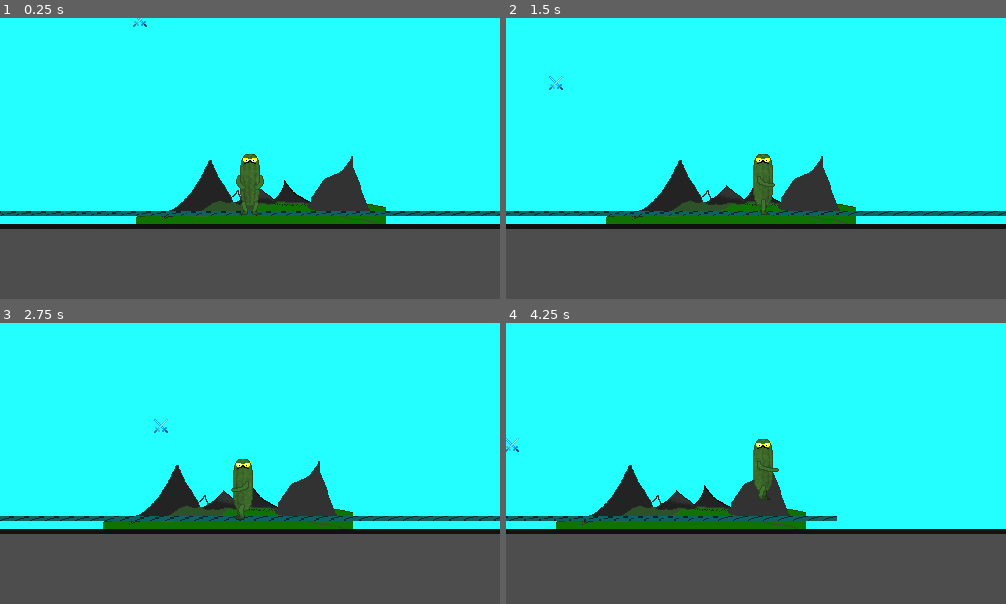
Above: before the commit, frames 1-4 (two rows, left to right).
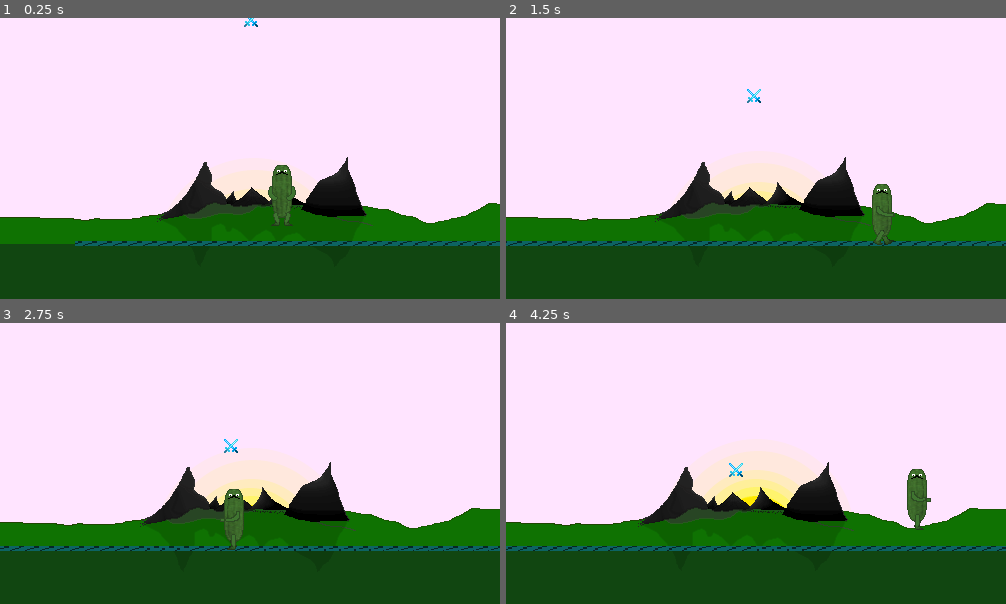
Above: after the commit, the same moments.

Repository: Brodyaga20/Ogurec
Game: Godot game, scene res://Scenes/test_level.tscn
Two runs of this game, one before a commit and one after it. Both use one fixed random seed, a clock stepped at 60 frames per second and the inputs below. This scene is started directly instead of the project's main scene.
Inputs (mouse positions are in pixels of both pictures, inside the frame that each line leads up to):
- Up to frame 1 (0.25 s): no input
- Up to frame 2 (1.5 s): move the mouse to (866, 144) at 0.52 s; hold D (Right) from 0.53 s (still down); click (866, 144) at 0.6 s; tap Space (Jump) at 0.77 s; move the mouse to (656, 172) at 1.27 s; click (656, 172) at 1.35 s
- Up to frame 3 (2.75 s): tap Space (Jump) at 1.52 s; move the mouse to (300, 401) at 2.02 s; release D (Right) at 2.03 s; hold Left (Left) from 2.03 s (still down); tap Mouse wheel down (WheelDown) at 2.1 s; click (300, 401) at 2.3 s
- Up to frame 4 (4.25 s): move the mouse to (731, 519) at 2.77 s; release Left (Left) at 2.78 s; hold D (Right) from 2.78 s (still down); tap Mouse wheel up (WheelUp) at 2.85 s; tap Space (Jump) at 3.02, 3.77 s; click (731, 519) at 3.05 s; move the mouse to (906, 505) at 3.52 s; click (906, 505) at 3.6 s; tap F11 (FullScreen) at 4.15 s

The runs differ from the first frame. In frame 1, 97% of the frame differs, in the area x 0-100%, y 0-100%; in frame 2, 98%; in frame 3, 98%; in frame 4, 98%.

Commit message:
Fixed animation, added background

Diff:
--- a/Scenes/Hero/HERO.tscn
+++ b/Scenes/Hero/HERO.tscn
@@ -1,10 +1,9 @@
-[gd_scene load_steps=14 format=3 uid="uid://s7s0g6nc66mf"]
+[gd_scene load_steps=16 format=3 uid="uid://s7s0g6nc66mf"]
 
 [ext_resource type="Script" path="res://Scripts/Hero/HERO.gd" id="1_kpvw0"]
 [ext_resource type="Texture2D" uid="uid://dex6jrvksjlix" path="res://Resources/Textures/Characters/Playable/Ogurec/Body/Simple/Stop/Texture.png" id="2_2xiph"]
-[ext_resource type="Texture2D" uid="uid://ctkwdt5bday5p" path="res://Resources/Textures/Characters/Playable/Ogurec/Hands/BackHand/Simple_empty/Attack/Texture.png" id="2_ch8c0"]
 [ext_resource type="Texture2D" uid="uid://ctkwdt5bday5p" path="res://Resources/Textures/Characters/Playable/Ogurec/Hands/FrontHand/Simple_empty/Attack/Texture.png" id="4_m1hmc"]
-[ext_resource type="Texture2D" uid="uid://be1vtx2kn8kbc" path="res://Resources/Textures/Characters/Playable/Ogurec/Eyes/Simple_glasses/Eyes_ogurec_common.png" id="5_8uytl"]
+[ext_resource type="Texture2D" uid="uid://begbca3jqdlre" path="res://Resources/Textures/Characters/Playable/Ogurec/Eyes/Simple_glasses/Eyes_ogurec_common — копия.png" id="5_8dw2v"]
 [ext_resource type="Texture2D" uid="uid://butixooq043cw" path="res://Resources/Textures/Characters/Playable/Ogurec/Legs/Simple/Move/Texture.png" id="5_arwvo"]
 
 [sub_resource type="CircleShape2D" id="CircleShape2D_pntrr"]
@@ -13,13 +12,82 @@
 [sub_resource type="CircleShape2D" id="CircleShape2D_rspsi"]
 radius = 3.0
 
+[sub_resource type="Animation" id="Animation_lf6oi"]
+resource_name = "Move"
+length = 0.69
+step = 0.09
+tracks/0/type = "value"
+tracks/0/imported = false
+tracks/0/enabled = true
+tracks/0/path = NodePath(".:frame")
+tracks/0/interp = 1
+tracks/0/loop_wrap = true
+tracks/0/keys = {
+"times": PackedFloat32Array(0, 0.09, 0.175, 0.27, 0.36, 0.45, 0.54, 0.63),
+"transitions": PackedFloat32Array(1, 1, 1, 1, 1, 1, 1, 1),
+"update": 1,
+"values": [0, 1, 2, 3, 4, 5, 6, 7]
+}
+
+[sub_resource type="Animation" id="Animation_h66rn"]
+resource_name = "Stop"
+length = 0.69
+step = 0.09
+tracks/0/type = "value"
+tracks/0/imported = false
+tracks/0/enabled = true
+tracks/0/path = NodePath(".:frame")
+tracks/0/interp = 1
+tracks/0/loop_wrap = true
+tracks/0/keys = {
+"times": PackedFloat32Array(0, 0.18, 0.36, 0.54),
+"transitions": PackedFloat32Array(1, 1, 1, 1),
+"update": 1,
+"values": [0, 0, 0, 0]
+}
+
+[sub_resource type="AnimationLibrary" id="AnimationLibrary_1kfm8"]
+_data = {
+"Move": SubResource("Animation_lf6oi"),
+"Stop": SubResource("Animation_h66rn")
+}
+
 [sub_resource type="CapsuleShape2D" id="CapsuleShape2D_v6rup"]
 height = 68.0
+
+[sub_resource type="Animation" id="Animation_ihvrk"]
+resource_name = "Attack"
+length = 0.2
+step = 0.025
+tracks/0/type = "value"
+tracks/0/imported = false
+tracks/0/enabled = true
+tracks/0/path = NodePath("FrontHand:frame")
+tracks/0/interp = 1
+tracks/0/loop_wrap = true
+tracks/0/keys = {
+"times": PackedFloat32Array(0, 0.025, 0.05, 0.075, 0.1, 0.125, 0.15, 0.175),
+"transitions": PackedFloat32Array(1, 1, 1, 1, 1, 1, 1, 1),
+"update": 1,
+"values": [0, 1, 2, 3, 4, 5, 6, 7]
+}
+tracks/1/type = "value"
+tracks/1/imported = false
+tracks/1/enabled = true
+tracks/1/path = NodePath("BackHand:frame")
+tracks/1/interp = 1
+tracks/1/loop_wrap = true
+tracks/1/keys = {
+"times": PackedFloat32Array(0, 0.025, 0.05, 0.075, 0.1, 0.125, 0.15, 0.175),
+"transitions": PackedFloat32Array(1, 1, 1, 1, 1, 1, 1, 1),
+"update": 1,
+"values": [0, 1, 2, 3, 4, 5, 6, 7]
+}
 
 [sub_resource type="Animation" id="Animation_rmjup"]
 resource_name = "Move"
 length = 0.69
-step = 0.03
+step = 0.09
 tracks/0/type = "value"
 tracks/0/imported = false
 tracks/0/enabled = true
@@ -39,18 +107,6 @@
 tracks/1/interp = 1
 tracks/1/loop_wrap = true
 tracks/1/keys = {
-"times": PackedFloat32Array(0, 0.09, 0.18, 0.27, 0.36, 0.45, 0.54, 0.63),
-"transitions": PackedFloat32Array(1, 1, 1, 1, 1, 1, 1, 1),
-"update": 1,
-"values": [0, 1, 2, 3, 4, 5, 6, 7]
-}
-tracks/2/type = "value"
-tracks/2/imported = false
-tracks/2/enabled = true
-tracks/2/path = NodePath("Legs:frame")
-tracks/2/interp = 1
-tracks/2/loop_wrap = true
-tracks/2/keys = {
 "times": PackedFloat32Array(0, 0.09, 0.18, 0.27, 0.36, 0.45, 0.54, 0.63),
 "transitions": PackedFloat32Array(1, 1, 1, 1, 1, 1, 1, 1),
 "update": 1,
@@ -86,35 +142,6 @@
 "values": [0, 1]
 }
 
-[sub_resource type="Animation" id="Animation_ihvrk"]
-resource_name = "Attack"
-length = 0.2
-step = 0.025
-tracks/0/type = "value"
-tracks/0/imported = false
-tracks/0/enabled = true
-tracks/0/path = NodePath("FrontHand:frame")
-tracks/0/interp = 1
-tracks/0/loop_wrap = true
-tracks/0/keys = {
-"times": PackedFloat32Array(0, 0.025, 0.05, 0.075, 0.1, 0.125, 0.15, 0.175),
-"transitions": PackedFloat32Array(1, 1, 1, 1, 1, 1, 1, 1),
-"update": 1,
-"values": [0, 1, 2, 3, 4, 5, 6, 7]
-}
-tracks/1/type = "value"
-tracks/1/imported = false
-tracks/1/enabled = true
-tracks/1/path = NodePath("BackHand:frame")
-tracks/1/interp = 1
-tracks/1/loop_wrap = true
-tracks/1/keys = {
-"times": PackedFloat32Array(0, 0.025, 0.05, 0.075, 0.1, 0.125, 0.15, 0.175),
-"transitions": PackedFloat32Array(1, 1, 1, 1, 1, 1, 1, 1),
-"update": 1,
-"values": [0, 1, 2, 3, 4, 5, 6, 7]
-}
-
 [sub_resource type="AnimationLibrary" id="AnimationLibrary_1cny0"]
 _data = {
 "Attack": SubResource("Animation_ihvrk"),
@@ -138,7 +165,7 @@
 
 [node name="BackHand" type="Sprite2D" parent="."]
 position = Vector2(0, 7.5)
-texture = ExtResource("2_ch8c0")
+texture = ExtResource("4_m1hmc")
 flip_h = true
 hframes = 4
 vframes = 2
@@ -162,9 +189,14 @@
 hframes = 4
 vframes = 2
 
+[node name="AhimationLegs" type="AnimationPlayer" parent="Legs"]
+libraries = {
+"": SubResource("AnimationLibrary_1kfm8")
+}
+
 [node name="Eyes" type="Sprite2D" parent="."]
 position = Vector2(0, -20)
-texture = ExtResource("5_8uytl")
+texture = ExtResource("5_8dw2v")
 
 [node name="Mouth" type="Sprite2D" parent="."]
 
--- a/Scenes/menu.tscn
+++ b/Scenes/menu.tscn
@@ -109,7 +109,6 @@
 shape = SubResource("RectangleShape2D_tgedq")
 
 [node name="SavePage" type="Node2D" parent="."]
-visible = false
 position = Vector2(-1, -38)
 
 [node name="ScrollBar" type="Node2D" parent="SavePage"]
--- a/Scenes/test_level.tscn
+++ b/Scenes/test_level.tscn
@@ -1,21 +1,27 @@
-[gd_scene load_steps=7 format=3 uid="uid://1dkubjcem0d4"]
+[gd_scene load_steps=12 format=3 uid="uid://1dkubjcem0d4"]
 
 [ext_resource type="Script" path="res://Scripts/Rooms/level_1.gd" id="1_pxxj4"]
 [ext_resource type="Texture2D" uid="uid://biqdb4v3gldbk" path="res://Resources/Textures/Environment/Plate.png" id="2_2xglj"]
 [ext_resource type="PackedScene" uid="uid://s7s0g6nc66mf" path="res://Scenes/Hero/HERO.tscn" id="2_yaqag"]
 [ext_resource type="Texture2D" uid="uid://msdmuwnjmi7s" path="res://Resources/Textures/Environment/BackGround.png" id="4_l4nmm"]
 [ext_resource type="PackedScene" uid="uid://j1jrd0l5cky3" path="res://Scenes/Characters/Common_enemies/ID_0.tscn" id="5_3pnqg"]
+[ext_resource type="Texture2D" uid="uid://ceqfcbfln3ixy" path="res://Resources/Textures/Environment/Sky.png" id="5_m8acj"]
+[ext_resource type="Texture2D" uid="uid://n6tyuwhhdhua" path="res://Resources/Textures/Environment/Sun.png" id="6_d1buv"]
+[ext_resource type="Texture2D" uid="uid://cbc3wlwe0e1jq" path="res://Resources/Textures/Environment/Common_cloud.png" id="6_uukx2"]
+[ext_resource type="Texture2D" uid="uid://cbselhdc0gehs" path="res://Resources/Textures/Environment/Shadows.png" id="9_hyru4"]
+[ext_resource type="Texture2D" uid="uid://cfmafiaoguto6" path="res://Resources/Textures/Environment/Shadows_2.png" id="10_4m5x6"]
 
 [sub_resource type="RectangleShape2D" id="RectangleShape2D_sn4ue"]
-size = Vector2(1000, 84)
+size = Vector2(4756, 84)
 
-[node name="Node2D" type="Node2D"]
+[node name="level_1" type="Node2D"]
 script = ExtResource("1_pxxj4")
 
 [node name="Floor" type="StaticBody2D" parent="."]
+position = Vector2(0, 30)
 
 [node name="CollisionShape2D" type="CollisionShape2D" parent="Floor"]
-position = Vector2(237, 254)
+position = Vector2(172, 254)
 shape = SubResource("RectangleShape2D_sn4ue")
 
 [node name="Sprite2D" type="Sprite2D" parent="Floor"]
@@ -23,18 +29,61 @@
 texture = ExtResource("2_2xglj")
 
 [node name="Hero" parent="." instance=ExtResource("2_yaqag")]
-position = Vector2(129, 156)
+position = Vector2(50, 156)
 
 [node name="Body" parent="." instance=ExtResource("5_3pnqg")]
+
+[node name="Darkness" type="ColorRect" parent="."]
+unique_name_in_owner = true
+offset_left = -263.0
+offset_top = -68.0
+offset_right = 737.0
+offset_bottom = 757.0
+mouse_filter = 2
+color = Color(0, 0, 0, 0)
 
 [node name="ParallaxBackground" type="ParallaxBackground" parent="."]
 
 [node name="Camera2D" type="Camera2D" parent="ParallaxBackground"]
-position = Vector2(129, 156)
+position = Vector2(50, 156)
 
-[node name="ParallaxLayer" type="ParallaxLayer" parent="ParallaxBackground"]
-motion_scale = Vector2(0.2, 0.2)
+[node name="Sky" type="ParallaxLayer" parent="ParallaxBackground"]
+motion_scale = Vector2(0.01, 0.01)
 
-[node name="Sprite2D" type="Sprite2D" parent="ParallaxBackground/ParallaxLayer"]
+[node name="Sky" type="Sprite2D" parent="ParallaxBackground/Sky"]
+position = Vector2(237, 71)
+texture = ExtResource("5_m8acj")
+
+[node name="Sun" type="Sprite2D" parent="ParallaxBackground/Sky"]
+position = Vector2(252, 240)
+texture = ExtResource("6_d1buv")
+hframes = 2
+
+[node name="Clouds" type="Node2D" parent="ParallaxBackground/Sky"]
+visible = false
+
+[node name="Common_Cloud" type="Sprite2D" parent="ParallaxBackground/Sky/Clouds"]
+modulate = Color(1, 1, 1, 0.392157)
+position = Vector2(180, 103)
+texture = ExtResource("6_uukx2")
+
+[node name="Common_Cloud2" type="Sprite2D" parent="ParallaxBackground/Sky/Clouds"]
+modulate = Color(1, 1, 1, 0.211765)
+position = Vector2(277.5, 123)
+scale = Vector2(0.86, 0.8)
+texture = ExtResource("6_uukx2")
+
+[node name="BackGround" type="ParallaxLayer" parent="ParallaxBackground"]
+motion_scale = Vector2(0.08, 0.08)
+
+[node name="Mountains" type="Sprite2D" parent="ParallaxBackground/BackGround"]
 position = Vector2(237, 432)
 texture = ExtResource("4_l4nmm")
+
+[node name="Shadows" type="Sprite2D" parent="ParallaxBackground/BackGround"]
+position = Vector2(245, 205)
+texture = ExtResource("9_hyru4")
+
+[node name="Shadows2" type="Sprite2D" parent="ParallaxBackground/BackGround"]
+position = Vector2(246, 225)
+texture = ExtResource("10_4m5x6")
--- a/Scripts/Characters/Common_enemy.gd
+++ b/Scripts/Characters/Common_enemy.gd
@@ -59,7 +59,6 @@
 
 #Поведение врага
 func AI():
-	velocity.y *= 0.99
 	if hp == 0:
 		queue_free()
 	else:
--- a/Scripts/Hero/HERO.gd
+++ b/Scripts/Hero/HERO.gd
@@ -6,14 +6,15 @@
 var timer := 0 #Хз, не помню уже
 var state := "" #Состояние персонажа - идёт там он или стоит типа
 var time_to_end_attack := 0 #Таймер до окончания анимации атаки и возможности начала следующей
-var time_for_attack := 60 #Сколько времени тратится на цикл атаки с данным оружжием
+var time_for_attack := 60 #Сколько времени тратится на цикл атаки с данным оружием
 var attack_direction := 0 #Направление атаки
 var max_jump := 2 #Сколько максимум прыжков можно сделать, типа 2 - у персонажа есть двойной прыжок, 3 - тройной и т. д.
 var jump := 0 #Сколько конкретно сейчас раз ещё может прыгнуть персонаж
-var jump_force = -220
-var jump_end = true
+var jump_force := -220
+var jump_end := true
 var last_direction := 0 #В какую сторону последний раз был повёрнут персонаж при движении
-var damage = 5 #Урон персонажа в рукопашном бою
+var damage := 5 #Урон персонажа в рукопашном бою
+var in_move := "Stop"
 
 
 #Одежда/тип конечностей и т.д.
@@ -25,8 +26,8 @@
 var legs_type := "Simple"
 
 
-func file_name_sprite_ogurec(part, type):
-	return (TEXTURE_PATH + part + "/" + type + "/" + state + "/" + "Texture.png")
+func file_name_sprite_ogurec(part, type, orig_state):
+	return (TEXTURE_PATH + part + "/" + type + "/" + orig_state + "/" + "Texture.png")
 
 func direction():
 	return (int(Input.is_action_pressed("Right")) - int(Input.is_action_pressed("Left")))
@@ -35,24 +36,38 @@
 	weapon_type = type
 	time_for_attack = time
 
+func flip_definition(purpose):
+	$Body1.flip_h = (purpose < 0)
+	$FrontHand.flip_h = (purpose < 0)
+	$BackHand.flip_h = (purpose < 0)
+	$Legs.flip_h = (purpose < 0)
 
 func _process(delta):
 	if !is_on_floor():
 		jump = min(jump, max_jump - 1)
-	print(state)
-	timer += 1
+
+	timer += 144 * delta
+
 	PlayerInfo.player_position = position
+
 	if Input.is_action_pressed("Right") or Input.is_action_pressed("Left"):
 		last_direction = direction()
 
 
+
+
+
 	#на пока
-	if Input.is_action_just_pressed("Return"):
-		get_tree().quit()
+
 
 	#прыжок восстанавливается, когда персонаж на полу
 	if is_on_floor():
 		jump = max_jump
+
+	if direction() != 0:
+		in_move = "Move"
+	else:
+		in_move = "Stop"
 
 	#определяем, в каком состоянии сейчас персонаж
 	if (time_to_end_attack > 0):
@@ -64,36 +79,24 @@
 			state = "Stop" # Персонаж стоит
 
 	$AnimationPlayer.play(state)
+	$Legs/AhimationLegs.play(in_move)
 
-	#region SCREEN_PARAMETERS
-	#Режимы: полноэкранныйй, оконный
-	if Input.is_action_pressed("FullScreen"):
-		if (DisplayServer.window_get_mode() != 3):
-			DisplayServer.window_set_mode(DisplayServer.WINDOW_MODE_FULLSCREEN)
-		else:
-			DisplayServer.window_set_mode(DisplayServer.WINDOW_MODE_WINDOWED)
-	#endregion
+
 
 
 	#Программа создаёт путь файла, основываясь на состоянии персонажа и типе конечностей и подгружает файл оттуда в текстуру, используя функцию, которая написана выше, на строке 22
-	$Body1.texture = ResourceLoader.load(file_name_sprite_ogurec("Body", body_type))
-	$FrontHand.texture = ResourceLoader.load(file_name_sprite_ogurec("Hands/FrontHand", hands_weapon_type))
-	$BackHand.texture = ResourceLoader.load(file_name_sprite_ogurec("Hands/BackHand", hands_weapon_type))
-	$Legs.texture = ResourceLoader.load(file_name_sprite_ogurec("Legs", legs_type))
+	$Body1.texture = ResourceLoader.load(file_name_sprite_ogurec("Body", body_type, state))
+	$FrontHand.texture = ResourceLoader.load(file_name_sprite_ogurec("Hands/FrontHand", hands_weapon_type, state))
+	$BackHand.texture = ResourceLoader.load(file_name_sprite_ogurec("Hands/BackHand", hands_weapon_type, state))
+	$Legs.texture = ResourceLoader.load(file_name_sprite_ogurec("Legs", legs_type, in_move))
 
 	#region MATCH_STATE
 	#Как должен выглядеть спрайт при различных состояниях персонажа - (легаси, потом исправлю)
 	match state:
 		"Move":
-			$Body1.flip_h = (direction() < 0)
-			$FrontHand.flip_h = (direction() < 0)
-			$BackHand.flip_h = (direction() < 0)
-			$Legs.flip_h = (direction() < 0)
+			flip_definition(direction())
 		"Attack":
-			$Body1.flip_h = (attack_direction < 0)
-			$FrontHand.flip_h = (attack_direction < 0)
-			$BackHand.flip_h = (attack_direction < 0)
-			$Legs.flip_h = (attack_direction < 0)
+			flip_definition(attack_direction)
 	#endregion
 
 	#region STUPID_ANIMATIONS
@@ -106,13 +109,9 @@
 			$FrontHand.frame = 0
 			$BackHand.frame = 0
 
-	#анимация тыщ-тыщ
+
 	if time_to_end_attack > 0:
-		if state == "Attack":
-			#$FrontHand.frame = (time_to_end_attack/4) % (attack_frames * 2)
-			#$BackHand.frame = (time_to_end_attack/4) % (attack_frames * 2)
-			pass
-		time_to_end_attack -= 60 * delta
+		time_to_end_attack -= 144 * delta
 
 	#endregion
 
--- a/Scripts/Rooms/level_1.gd
+++ b/Scripts/Rooms/level_1.gd
@@ -1,12 +1,64 @@
 extends Node2D
+var speed = 1.3
+var min_camera_working_distance = 10
+var camera_acceleration_distance = 60
+var max_camera_speed = 2
+var camera_acceleration = 0.005
+var min_camera_speed = 1.3
+var shadow_reduction = 1
+var timer = 0
+var time_speed = 0.1
+
+func _ready():
+	$ParallaxBackground/Camera2D.position.x = PlayerInfo.player_position.x
 
 
-# Called when the node enters the scene tree for the first time.
-func _ready():
-	pass # Replace with function body.
+func _process(delta):
+	timer += PI * delta/10 * time_speed
+	if timer >= PI * 2:
+		timer = 0
+	print(timer)
+	if abs($ParallaxBackground/Camera2D.position.x - PlayerInfo.player_position.x) >= min_camera_working_distance:
+
+		if $ParallaxBackground/Camera2D.position.x - PlayerInfo.player_position.x > 0:
+			$ParallaxBackground/Camera2D.position.x -= speed
 
 
-# Called every frame. 'delta' is the elapsed time since the previous frame.
-func _process(delta):
-	$ParallaxBackground/Camera2D.position.x = PlayerInfo.player_position.x
-	pass
+			if $ParallaxBackground/Camera2D.position.x - PlayerInfo.player_position.x > camera_acceleration_distance:
+				if speed < max_camera_speed:
+					speed += camera_acceleration
+			else:
+				if speed > min_camera_speed:
+					speed -= camera_acceleration * 2
+
+		if $ParallaxBackground/Camera2D.position.x - PlayerInfo.player_position.x < 0:
+			$ParallaxBackground/Camera2D.position.x += speed
+
+			if $ParallaxBackground/Camera2D.position.x - PlayerInfo.player_position.x < -camera_acceleration_distance:
+				if speed < max_camera_speed:
+					speed += camera_acceleration
+			else:
+				if speed > min_camera_speed:
+					speed -= camera_acceleration * 2
+
+	if Input.is_action_just_pressed("Return"):
+		get_tree().change_scene_to_file("res://Scenes/menu.tscn")
+		GlobalSettings.choosen_save = 0
+
+	if sin(timer) > 0:
+		shadow_reduction = abs(sin(timer + PI/2))
+
+		$ParallaxBackground/Sky/Sun.frame = 0
+		if timer > PI/2:
+			%Darkness.color.a += delta/4
+	else:
+		$ParallaxBackground/Sky/Sun.frame = 1
+		if timer > 3 * PI/2:
+			%Darkness.color.a -= delta/4
+
+	$ParallaxBackground/BackGround/Shadows2.scale.y = shadow_reduction
+	$ParallaxBackground/BackGround/Shadows2.position.y = 200 + 25 * shadow_reduction
+
+	$ParallaxBackground/Sky/Sun.position.y -= delta * 60 * time_speed
+	if $ParallaxBackground/Sky/Sun.position.y <= -100:
+		$ParallaxBackground/Sky/Sun.position.y = 500
--- a/Scripts/menu.gd
+++ b/Scripts/menu.gd
@@ -43,13 +43,6 @@
 			get_tree().quit()
 
 
-	#Полноэкранный/Оконный режим (F11)
-	if Input.is_action_pressed("FullScreen"):
-		if (DisplayServer.window_get_mode() != 3):
-			DisplayServer.window_set_mode(DisplayServer.WINDOW_MODE_FULLSCREEN)
-		else:
-			DisplayServer.window_set_mode(DisplayServer.WINDOW_MODE_WINDOWED)
-
 	#При возвращении на стартовую страницу возвращается фон на место
 	if returnbackground:
 		if $BackGround.position.y < 150:
@@ -95,11 +88,16 @@
 
 	#ПРОКРУТКА МЫШЬЮ
 	if scrolling:
-		$SavePage/Scroll.position.y = get_viewport().get_mouse_position().y - 128
+		$SavePage/Scroll.position.y = get_viewport().get_mouse_position().y - 112
 		$SavePage/Scroll.position.y = clamp($SavePage/Scroll.position.y, -14, 106)
 		$BackGround.position.y = ($SavePage/Scroll.position.y + 14) * -2.5 + 150
 		$SavePage/Buttons.position.y = $BackGround.position.y - 213
-	if Input.is_action_just_released("Click"):
+		Input.set_mouse_mode(Input.MOUSE_MODE_HIDDEN)
+	else:
+		Input.set_mouse_mode(Input.MOUSE_MODE_VISIBLE)
+
+	if Input.is_action_just_released("Click") && scrolling:
+		Input.warp_mouse(Vector2(get_viewport().size.x * 0.908, get_viewport().get_mouse_position().y * 3.7 + get_viewport().size.y * 0.02))
 		scrolling = false
 
 	#Левая кнопка мыши
@@ -167,6 +165,10 @@
 				scrolling = true
 			if button == "game1":
 				get_tree().change_scene_to_file("res://Scenes/test_level.tscn")
+				GlobalSettings.choosen_save = 1
+			if button == "game2":
+				get_tree().change_scene_to_file("res://Scenes/test_level.tscn")
+				GlobalSettings.choosen_save = 2
 
 
 
@@ -270,7 +272,6 @@
 		$StartPage/Buttons/Exit/SpriteExitButton.frame = 1
 		$AllAudio/ExitCreak.playing = true
 		button = "exit"
-		print("yeah")
 
 func _on_exit_button_light_area_mouse_exited():
 	if page == "start":
@@ -280,7 +281,7 @@
 
 
 func _on_settings_button_rotate_area_mouse_entered():
-	if page == "start" || page == "save":
+	if page == "start" || page == "save"  && !scrolling:
 		button = "settings"
 
 func _on_settings_button_rotate_area_mouse_exited():
@@ -335,7 +336,7 @@
 
 
 func _on_button_1_area_mouse_entered():
-	if page == "save" && timer_to_select == 0:
+	if page == "save" && timer_to_select == 0 && !scrolling:
 		$SavePage/Buttons/PlayButton.frame = 1
 		$AllAudio/ChooseNewGame.playing = true
 		button = "game1"
@@ -347,10 +348,10 @@
 
 
 func _on_button_2_area_mouse_entered():
-	if page == "save":
+	if page == "save"  && !scrolling:
 		$SavePage/Buttons/PlayButton2.frame = 1
 		$AllAudio/ChooseNewGame.playing = true
-		button = "game1"
+		button = "game2"
 
 func _on_button_2_area_mouse_exited():
 	if page == "save":
--- a/Singletones/GlobalSettings.gd
+++ b/Singletones/GlobalSettings.gd
@@ -3,3 +3,20 @@
 var volume = -15
 var language = "Russian"
 var background = "wooden"
+var TIME = [0, 0]
+var choosen_save:int = 0
+
+
+func _process(delta):
+	if choosen_save != 0:
+		TIME[choosen_save - 1] += 1
+
+
+	#region SCREEN_PARAMETERS
+	#Режимы: полноэкранныйй, оконный
+	if Input.is_action_just_pressed("FullScreen"):
+		if (DisplayServer.window_get_mode() != 3):
+			DisplayServer.window_set_mode(DisplayServer.WINDOW_MODE_FULLSCREEN)
+		else:
+			DisplayServer.window_set_mode(DisplayServer.WINDOW_MODE_WINDOWED)
+	#endregion
Binary file added: Resources/Textures/Characters/Playable/Ogurec/Eyes/Simple_glasses/Eyes_ogurec_common — копия.png
Not shown, added: Resources/Textures/Characters/Playable/Ogurec/Eyes/Simple_glasses/Eyes_ogurec_common — копия.png.import
Binary file changed: Resources/Textures/Environment/BackGround.png
Binary file added: Resources/Textures/Environment/Common_cloud.png
Not shown, added: Resources/Textures/Environment/Common_cloud.png.import
Binary file added: Resources/Textures/Environment/Shadows.png
Not shown, added: Resources/Textures/Environment/Shadows.png.import
Binary file added: Resources/Textures/Environment/Shadows_2.png
Not shown, added: Resources/Textures/Environment/Shadows_2.png.import
Binary file added: Resources/Textures/Environment/Sky.png
Not shown, added: Resources/Textures/Environment/Sky.png.import
Binary file added: Resources/Textures/Environment/Sun.png
(and 1 more such lines)
